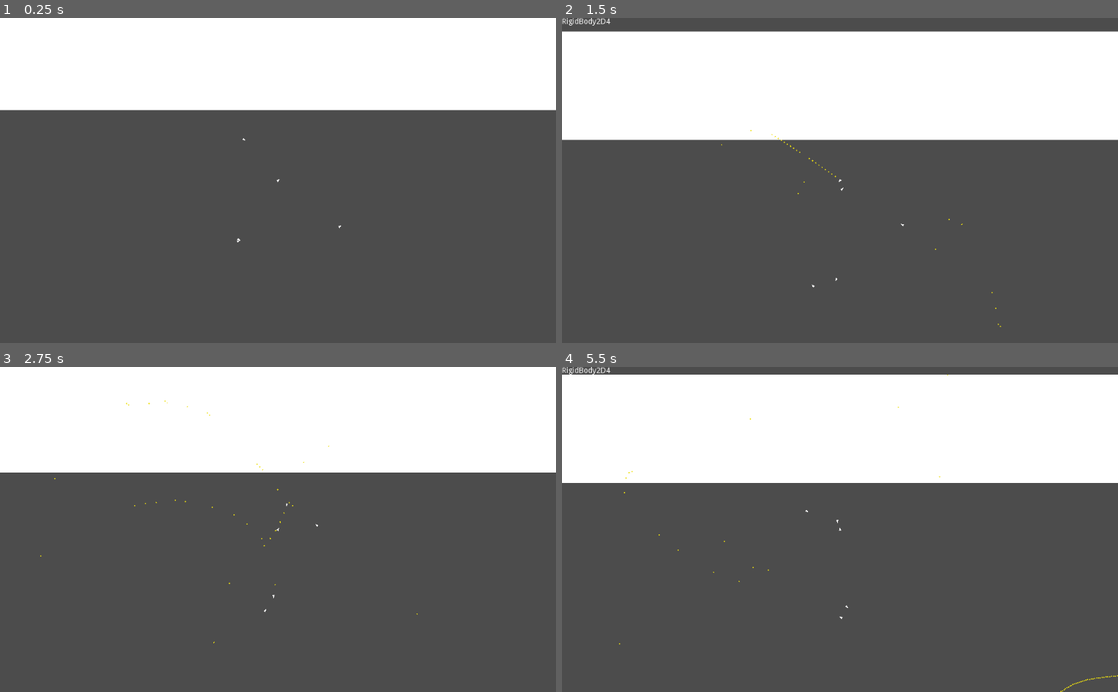
Above: before the commit, frames 1-4 (two rows, left to right).
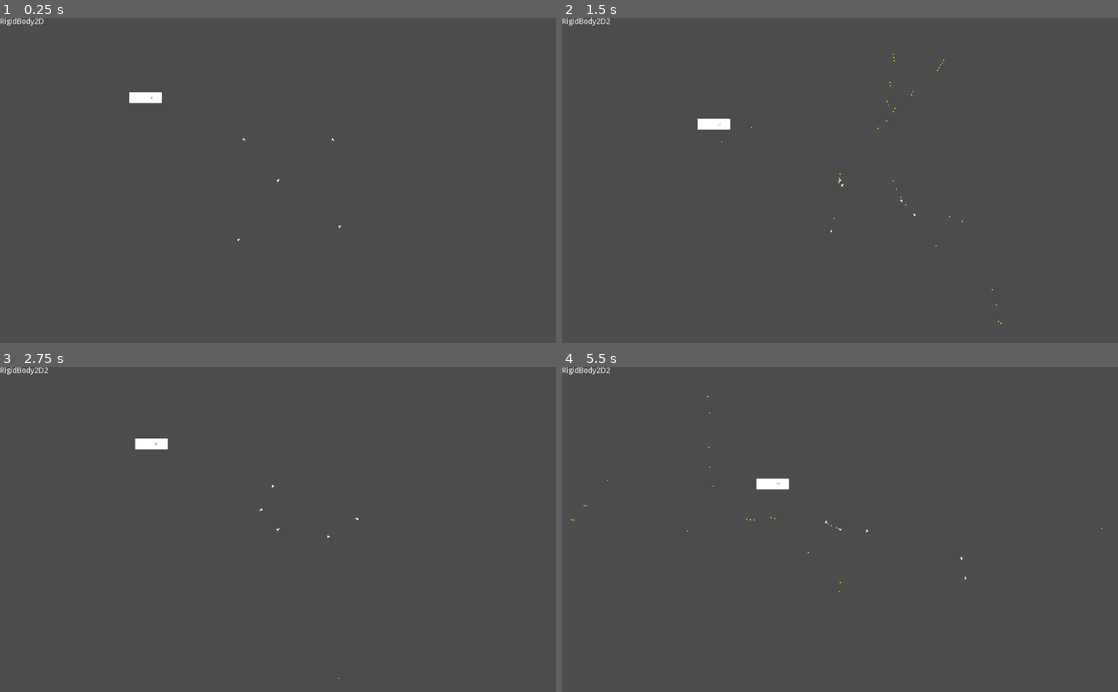
Above: after the commit, the same moments.

Repository: wasamiam/Pocket-Galaxy
Game: Godot game, scene res://BattlesScene.tscn
Two runs of this game, one before a commit and one after it. Both use one fixed random seed, a clock stepped at 60 frames per second and the inputs below.
Inputs:
- Up to frame 1 (0.25 s): no input
- Up to frame 2 (1.5 s): tap Enter at 0.5 s
- Up to frame 3 (2.75 s): no input
- Up to frame 4 (5.5 s): no input

The runs differ from the first frame. In frame 1, 28% of the frame differs, in the area x 0-100%, y 0-70%; in frame 2, 33%; in frame 3, 32%; in frame 4, 33%, in the area x 0-100%, y 0-100%.

Commit message:
Update

Diff:
--- a/BattlesScene.gd
+++ b/BattlesScene.gd
@@ -10,12 +10,13 @@
 	var x = Vector2(1,-0.01)
 	var ny = Vector2(0,-1)
 	var nx = Vector2(-1,-.000001)
-
+	"""
 	print(zero.angle_to_point(y))
 	print(y.angle_to_point(zero))
 	print(zero.angle_to_point(x))
-	#print(Vector2(1,0).rotated(deg2rad(20)))
+	print(Vector2(1,0).rotated(deg2rad(20)))
 	print(rad2deg(Vector2(1,0).rotated(deg2rad(-170)).angle_to(Vector2(1,0).rotated(deg2rad(170)))))
+	"""
 	pass
 
 #func _process(delta):
--- a/BattlesScene.tscn
+++ b/BattlesScene.tscn
@@ -4,7 +4,7 @@
 [ext_resource path="res://fighter1.tscn" type="PackedScene" id=2]
 [ext_resource path="res://gunship.tscn" type="PackedScene" id=3]
 
-[node name="Node2D" type="Node2D"]
+[node name="Node2D" type="Node2D" index="0"]
 
 script = ExtResource( 1 )
 
@@ -88,9 +88,8 @@
 "enemies",
 ] instance=ExtResource( 2 )]
 
-position = Vector2( 357.419, 295.622 )
+position = Vector2( 444.393, 202.345 )
 
 [node name="RigidBody2D6" parent="." index="6" instance=ExtResource( 3 )]
 
-position = Vector2( 379.131, 125.264 )
-_sections_unfolded = [ "Collision" ]
+position = Vector2( 273.91, 163.678 )
--- /dev/null
+++ b/Turret.gd
@@ -0,0 +1,18 @@
+extends Polygon2D
+
+var target
+
+func _ready():
+	# Called every time the node is added to the scene.
+	# Initialization here
+	pass
+
+func fire(bullet_rotation):
+
+	pass
+
+
+#func _process(delta):
+#	# Called every frame. Delta is time since last frame.
+#	# Update game logic here.
+#	pass
--- /dev/null
+++ b/Turret.tscn
@@ -0,0 +1,24 @@
+[gd_scene load_steps=3 format=2]
+
+[ext_resource path="res://Turret.gd" type="Script" id=1]
+[ext_resource path="res://TurretGun.gd" type="Script" id=2]
+
+[node name="TurretBase" type="Polygon2D" index="0"]
+
+polygon = PoolVector2Array( 1, 1, 1, -1, -1, -1, -1, 1 )
+uv = PoolVector2Array(  )
+color = Color( 0.238281, 0.238281, 0.238281, 1 )
+vertex_colors = PoolColorArray(  )
+offset = Vector2( 0, 0 )
+antialiased = false
+texture = null
+texture_offset = Vector2( 0, 0 )
+texture_scale = Vector2( 1, 1 )
+texture_rotation_degrees = 0.0
+invert_enable = false
+invert_border = 100.0
+script = ExtResource( 1 )
+
+[node name="TurretGun" type="Position2D" parent="." index="0"]
+
+script = ExtResource( 2 )
--- /dev/null
+++ b/TurretGun.gd
@@ -0,0 +1,33 @@
+tool
+extends Position2D
+
+# class member variables go here, for example:
+# var a = 2
+# var b = "textvar"
+
+func _ready():
+	# Called every time the node is added to the scene.
+	# Initialization here
+	pass
+
+func _draw():
+	var center = Vector2(0, 0)
+	var radius = 1
+	var angle_from = -180
+	var angle_to = 180
+	var color = Color(1.0, 1.0, 1.0)
+	draw_circle_arc_poly(center, radius, angle_from, angle_to, color)
+#func _process(delta):
+#	# Called every frame. Delta is time since last frame.
+#	# Update game logic here.
+#	pass
+func draw_circle_arc_poly(center, radius, angle_from, angle_to, color):
+    var nb_points = 32
+    var points_arc = PoolVector2Array()
+    points_arc.push_back(center)
+    var colors = PoolColorArray([color])
+
+    for i in range(nb_points+1):
+        var angle_point = angle_from + i * (angle_to - angle_from) / nb_points - 90
+        points_arc.push_back(center + Vector2(cos(deg2rad(angle_point)), sin(deg2rad(angle_point))) * radius)
+    draw_polygon(points_arc, colors)
--- a/gunship.tscn
+++ b/gunship.tscn
@@ -1,13 +1,13 @@
 [gd_scene load_steps=3 format=2]
 
-[ext_resource path="res://Position2D.gd" type="Script" id=1]
+[ext_resource path="res://Turret.tscn" type="PackedScene" id=1]
 
 [sub_resource type="RectangleShape2D" id=1]
 
 custom_solver_bias = 0.0
-extents = Vector2( 323.767, 50 )
+extents = Vector2( 15, 5 )
 
-[node name="RigidBody2D" type="RigidBody2D" index="0"]
+[node name="RigidBody2D" type="RigidBody2D"]
 
 input_pickable = false
 collision_layer = 4
@@ -31,13 +31,12 @@
 
 [node name="CollisionShape2D" type="CollisionShape2D" parent="." index="0"]
 
-position = Vector2( 6.23323, 0 )
 shape = SubResource( 1 )
 _sections_unfolded = [ "Transform" ]
 
 [node name="Polygon2D" type="Polygon2D" parent="." index="1"]
 
-polygon = PoolVector2Array( 330, -50, 330, 50, -320, 50, -320, -50 )
+polygon = PoolVector2Array( 15, -5, 15, 5, -15, 5, -15, -5 )
 uv = PoolVector2Array(  )
 color = Color( 1, 1, 1, 1 )
 vertex_colors = PoolColorArray(  )
@@ -50,37 +49,6 @@
 invert_enable = false
 invert_border = 100.0
 
-[node name="Position2D" type="Position2D" parent="." index="2"]
+[node name="TurretBase" parent="." index="2" instance=ExtResource( 1 )]
 
-position = Vector2( 240, 70 )
-rotation = 1.5708
-script = ExtResource( 1 )
-_sections_unfolded = [ "Transform" ]
-
-[node name="Position2D2" type="Position2D" parent="." index="3"]
-
-position = Vector2( 100, 70 )
-
-[node name="Position2D3" type="Position2D" parent="." index="4"]
-
-position = Vector2( -100, 70 )
-
-[node name="Position2D4" type="Position2D" parent="." index="5"]
-
-position = Vector2( -250, 70 )
-
-[node name="Position2D5" type="Position2D" parent="." index="6"]
-
-position = Vector2( -250, -70 )
-
-[node name="Position2D6" type="Position2D" parent="." index="7"]
-
-position = Vector2( -100, -70 )
-
-[node name="Position2D7" type="Position2D" parent="." index="8"]
-
-position = Vector2( 100, -70 )
-
-[node name="Position2D8" type="Position2D" parent="." index="9"]
-
-position = Vector2( 240, -70 )
+position = Vector2( 5, 0 )
